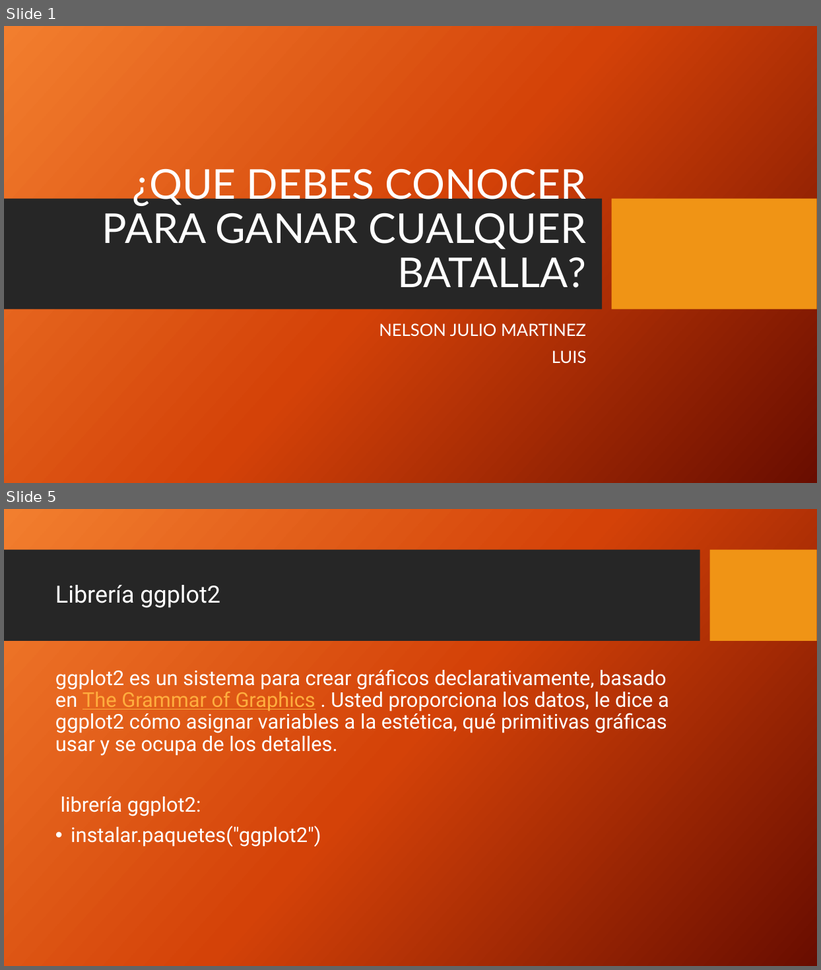
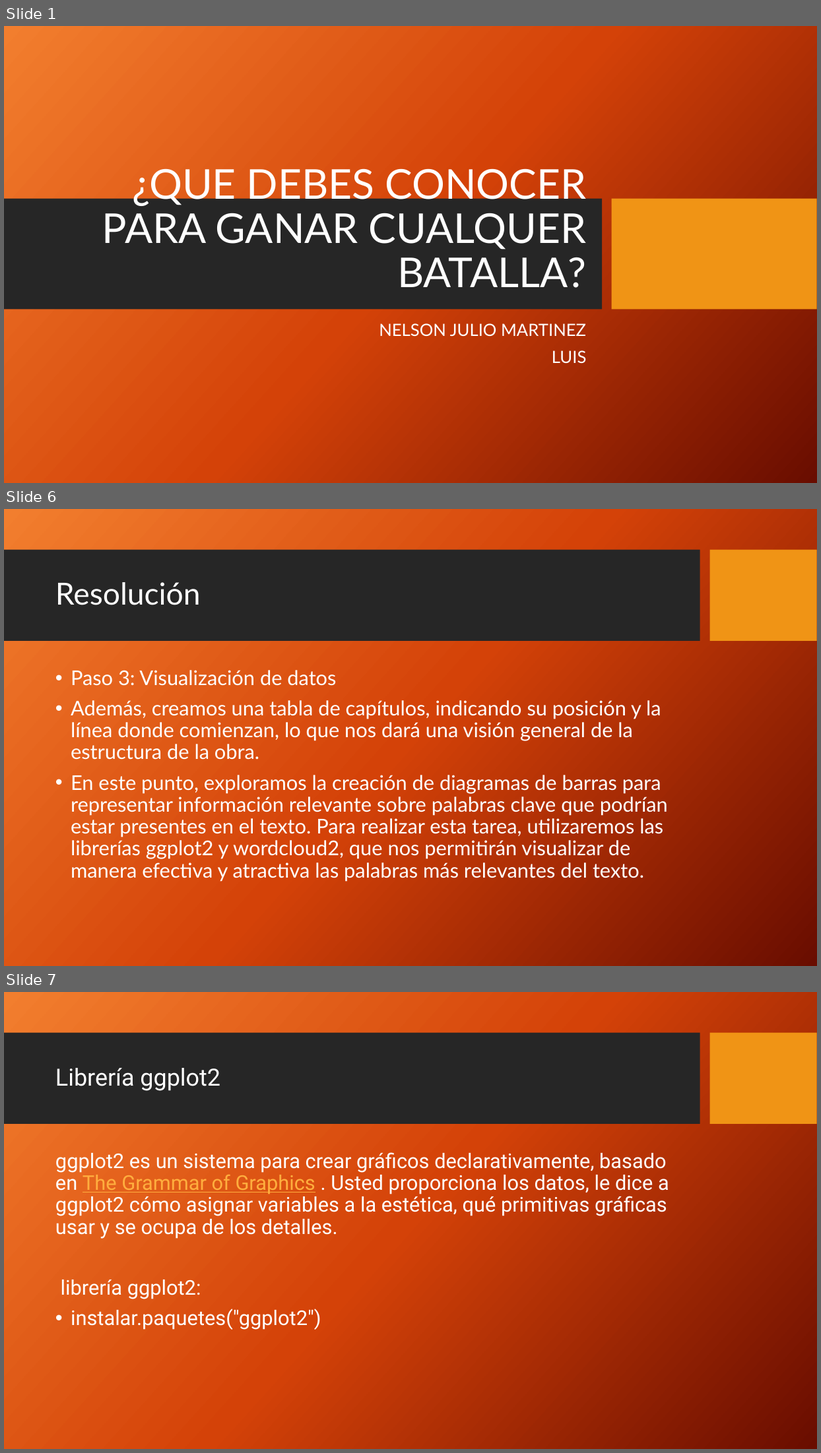
Before and after one commit to Byneros/TallerGestionDeDatosElArteDeLaGuerra, a slide deck: QUE DEBES CONOCER PARA GANAR CUALQUER BATALLA OTRA VERSION.pptx. Shown one above the other, each under a label of ours: slides 1 and 5 before the commit, slides 1, 6 and 7 after it; the slides between them are not shown. The pictures are 821x970 and 821x1453 pixels, drawn with LibreOffice and Linux fonts; fonts in the diff are those of the drawing; background and template pictures are left out. Boxes give left, top, right and bottom in pixels: in the first picture for what was removed or moved away, otherwise in the second. Text is boxed around its words. In the diff, an @@ line names an element or a change of style, - is before the commit and + after.

```diff
--- a/QUE DEBES CONOCER PARA GANAR CUALQUER BATALLA OTRA VERSION.pptx
+++ b/QUE DEBES CONOCER PARA GANAR CUALQUER BATALLA OTRA VERSION.pptx
@@ slide 6 added at [4, 509, 817, 966], background picture (left out); not listed: 2 template elements that a slide beside it also shows @@
@@ title added at [55, 582, 201, 605], 36 pt, text #FFFFFF @@
+Resolución
@@ text added at [71, 670, 668, 882], 24 pt, text #FFFFFF @@
+• Paso 3: Visualización de datos
+• Además, creamos una tabla de capítulos, indicando su posición y la línea donde comienzan, lo que nos dará una visión general de la estructura de la obra.
+• En este punto, exploramos la creación de diagramas de barras para representar información relevante sobre palabras clave que podrían estar presentes en el texto. Para realizar esta tarea, utilizaremos las librerías ggplot2 y wordcloud2, que nos permitirán visualizar de manera efectiva y atractiva las palabras más relevantes del texto.
@@ what was slide 5 is now slide 7 @@
```
Also in this commit, not shown: 3 slides changed, 4 other slides added, 3 other files.
